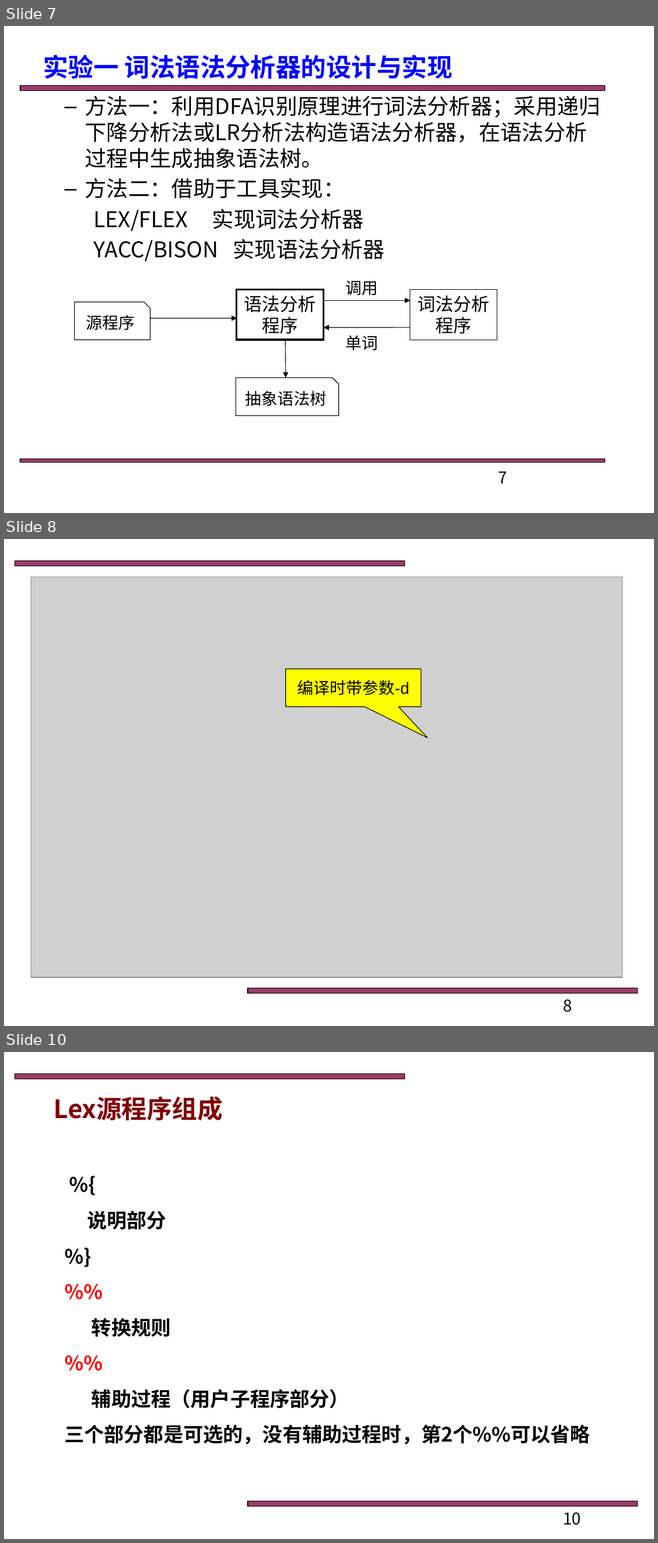
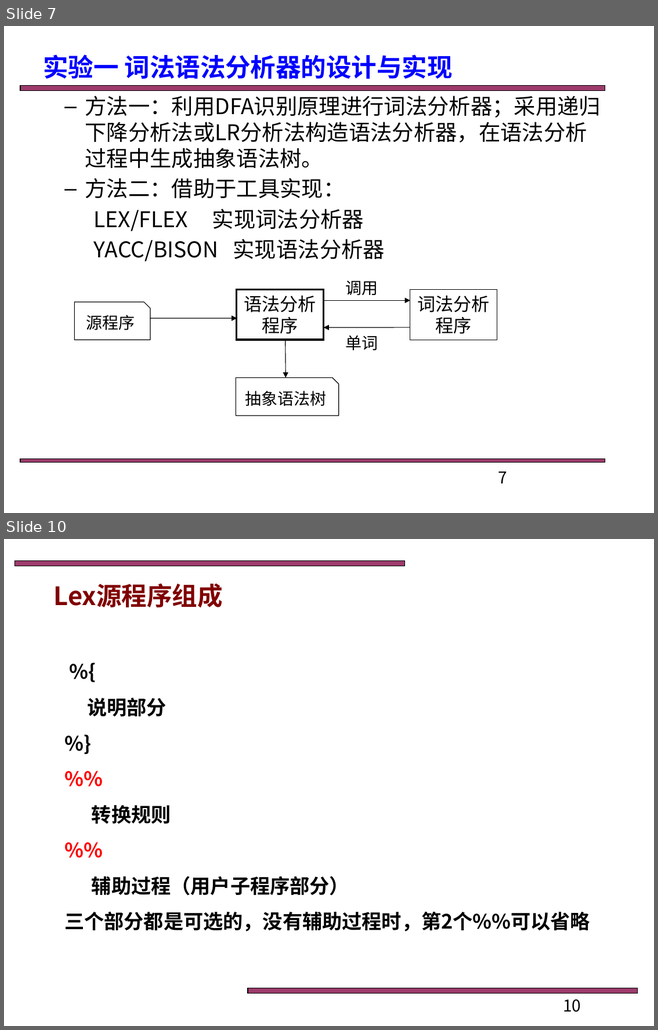
Before and after one commit to truelq/toy, a slide deck: 资料/编译原理实验.pptx. Shown one above the other, each under a label of ours: slides 7, 8 and 10 before the commit, slides 7 and 10 after it; the slides between them are not shown. The pictures are 658x1543 and 658x1030 pixels, drawn with LibreOffice and Linux fonts; fonts in the diff are those of the drawing; grey boxes stand for pictures. Boxes give left, top, right and bottom in pixels: in the first picture for what was removed or moved away, otherwise in the second. Text is boxed around its words. In the diff, an @@ line names an element or a change of style, - is before the commit and + after.

```diff
--- a/资料/编译原理实验.pptx
+++ b/资料/编译原理实验.pptx
@@ slide 8 removed at <box>4,539,654,1026</box>, background #FFFFFF; not listed: 2 template elements that a slide beside it also shows @@
@@ picture removed at <box>31,577,622,977</box> @@
@@ speech box removed at <box>285,669,420,707</box> @@
-编译时带参数-d
@@ page number removed at <box>563,1000,572,1012</box> @@
-8
```
Also in this commit, not shown: 3 slides changed, 1 slide added, 18 other files.
